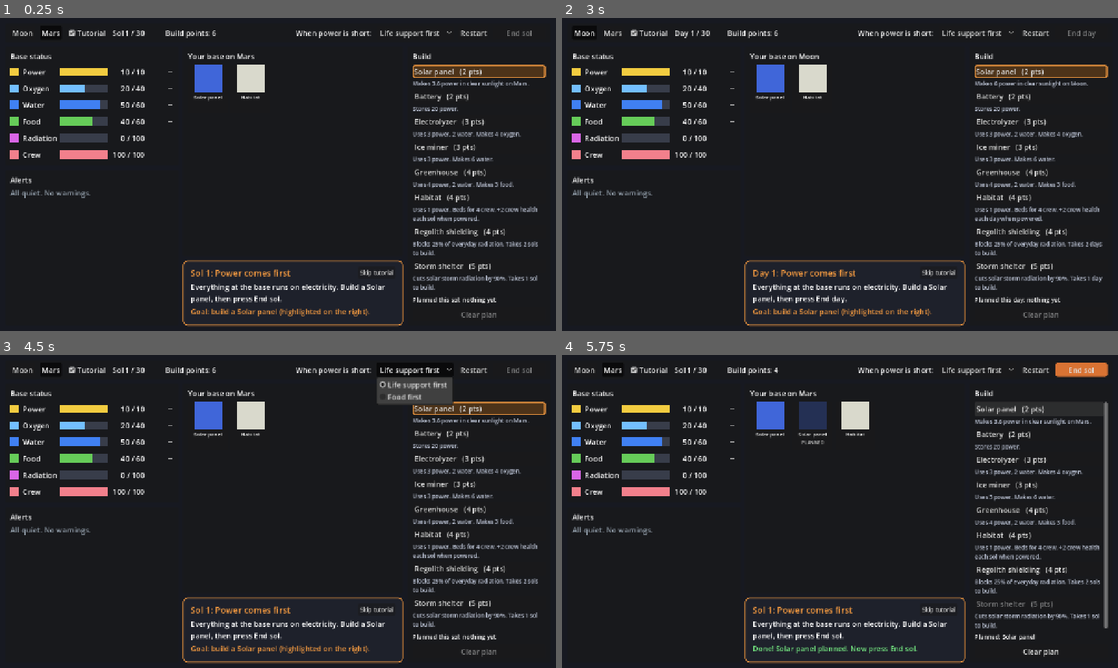
Above: before the commit, frames 1-4 (two rows, left to right).
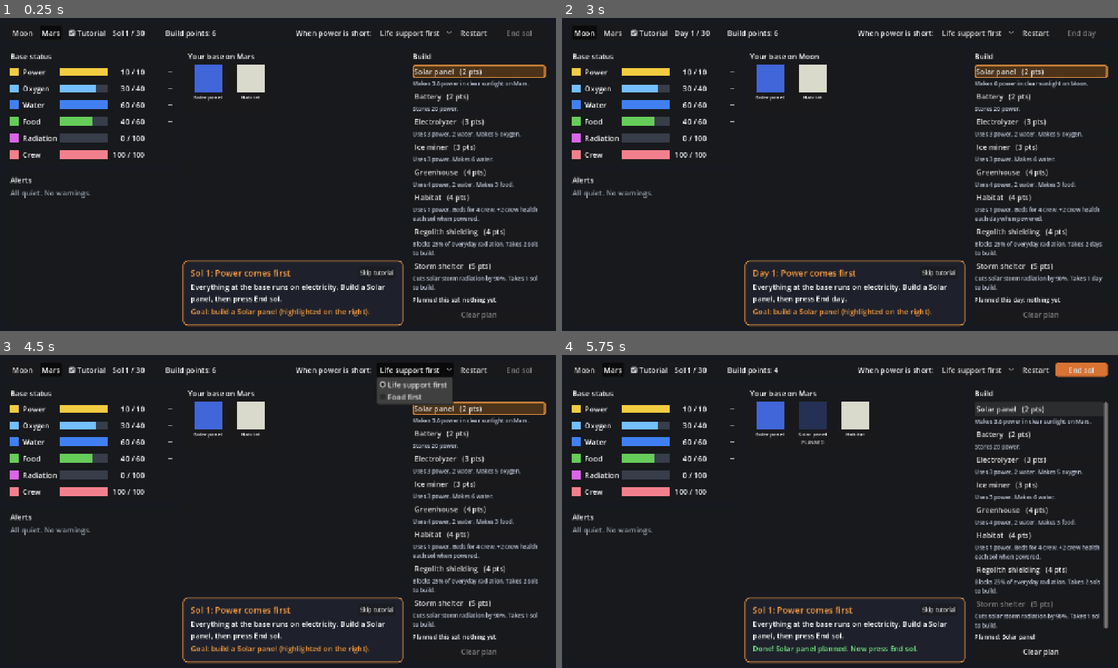
Above: after the commit, the same moments.

Repository: a77chand/apogeic
Game: Godot game, scene res://scenes/main.tscn
Same seed, same stepped clock (60 frames per second), same inputs: the game is played once before the commit and once after it.
Inputs:
- Up to frame 1 (0.25 s): no input
- Up to frame 2 (3 s): click "Restart" at 0.5 s; click "Restart" at 1.25 s; click "Restart" at 2 s; click "Moon" at 2.75 s
- Up to frame 3 (4.5 s): click "Mars" at 3.5 s; click "Life support first" at 4.25 s
- Up to frame 4 (5.75 s): click "Solar panel (2 pts)" at 5 s

The runs differ from the first frame. In frame 1, 0.1% of the frame differs, in the area x 15-90%, y 21-38%; in frame 2, 0.1%; in frame 3, 0.1%; in frame 4, 0.1%, in the area x 15-90%, y 21-39%.

Commit message:
Stage H: balance pass measured with bot players
tests/balance.gd plays hundreds of seeded games with thoughtful, no_shelter,
careless, random and idle bots and prints win rates and failure sols.
Result: thoughtful wins 100% Moon / 97% Mars; careless fails on sol 8-11;
skipping radiation protection loses 79% on the Moon and 32% on Mars.
Data changes (all still placeholders): electrolyzer oxygen 4->5, start
oxygen 20->30, start water 50->60, lunar night 4->3 sols, and 'Life support
first' now powers the electrolyzer before the ice miner. docs/BALANCE.md
records the numbers and reasons.

Diff:
--- a/data/events.json
+++ b/data/events.json
@@ -28,8 +28,8 @@
       "warning_text": "The Sun sets tomorrow. Lunar night means NO solar power. Charge your batteries!",
       "start_text": "Lunar night. Solar panels make no power. The base runs on batteries.",
       "warning_sols": {"value": 1, "source": "placeholder"},
-      "duration_min": {"value": 4, "source": "placeholder", "note": "Shortened for the game. A real lunar night lasts about two Earth weeks."},
-      "duration_max": {"value": 4, "source": "placeholder"},
+      "duration_min": {"value": 3, "source": "placeholder", "note": "Shortened for the game. A real lunar night lasts about two Earth weeks."},
+      "duration_max": {"value": 3, "source": "placeholder"},
       "effects": {
         "solar_multiplier": {"value": 0.0, "source": "placeholder"}
       }
--- a/data/modules.json
+++ b/data/modules.json
@@ -28,7 +28,7 @@
       "build_time": {"value": 0, "source": "placeholder"},
       "max_count": {"value": 4, "source": "placeholder"},
       "inputs": {"power": {"value": 3, "source": "placeholder"}, "water": {"value": 2, "source": "placeholder"}},
-      "outputs": {"oxygen": {"value": 4, "source": "placeholder"}}
+      "outputs": {"oxygen": {"value": 5, "source": "placeholder"}}
     },
     "ice_miner": {
       "name": "Ice miner",
@@ -84,11 +84,11 @@
     "_comment": "Order in which modules get power (and water) when there is not enough for everything. Crew base power always comes first.",
     "life_support": {
       "name": "Life support first",
-      "order": ["habitat", "ice_miner", "electrolyzer", "greenhouse"]
+      "order": ["electrolyzer", "ice_miner", "habitat", "greenhouse"]
     },
     "food": {
       "name": "Food first",
-      "order": ["habitat", "greenhouse", "ice_miner", "electrolyzer"]
+      "order": ["greenhouse", "electrolyzer", "ice_miner", "habitat"]
     }
   }
 }
--- a/data/scenarios.json
+++ b/data/scenarios.json
@@ -18,8 +18,8 @@
       },
       "start_meters": {
         "power": {"value": 10, "source": "placeholder"},
-        "oxygen": {"value": 20, "source": "placeholder"},
-        "water": {"value": 50, "source": "placeholder"},
+        "oxygen": {"value": 30, "source": "placeholder"},
+        "water": {"value": 60, "source": "placeholder"},
         "food": {"value": 40, "source": "placeholder"},
         "radiation": {"value": 0, "source": "placeholder"},
         "health": {"value": 100, "source": "placeholder"}
@@ -55,8 +55,8 @@
       },
       "start_meters": {
         "power": {"value": 10, "source": "placeholder"},
-        "oxygen": {"value": 20, "source": "placeholder"},
-        "water": {"value": 50, "source": "placeholder"},
+        "oxygen": {"value": 30, "source": "placeholder"},
+        "water": {"value": 60, "source": "placeholder"},
         "food": {"value": 40, "source": "placeholder"},
         "radiation": {"value": 0, "source": "placeholder"},
         "health": {"value": 100, "source": "placeholder"}
--- /dev/null
+++ b/tests/balance.gd
@@ -0,0 +1,196 @@
+## Balance check: plays many games with different bot players and prints how
+## often each wins and when the others fail. Use it after changing data/*.json.
+##   godot --headless --path . --script res://tests/balance.gd -- games=200
+## Goal (from the brief): a thoughtful player can win; a careless one fails
+## around sol 8 to 15.
+extends SceneTree
+
+const GameData = preload("res://scripts/sim/game_data.gd")
+const OutpostSim = preload("res://scripts/sim/outpost_sim.gd")
+
+const TUTORIAL_BUILDS := {1: ["solar_panel"], 2: ["electrolyzer"], 3: ["storm_shelter"]}
+const BOTS := ["thoughtful", "no_shelter", "careless", "random", "idle"]
+
+var rng := RandomNumberGenerator.new()
+
+
+func _init() -> void:
+	var games := 200
+	var trace := ""
+	for a in OS.get_cmdline_user_args():
+		if a.begins_with("games="):
+			games = int(a.split("=")[1])
+		if a.begins_with("trace="):
+			trace = a.split("=")[1]  # e.g. trace=moon:thoughtful:1000 prints one game
+	var data := GameData.load_all()
+	if not data.errors.is_empty():
+		printerr(data.errors)
+		quit(1)
+		return
+	if trace != "":
+		var parts := trace.split(":")
+		play(data, parts[0], parts[1], int(parts[2]), true)
+		quit(0)
+		return
+	print("%-6s %-11s %5s  %-26s %s" % ["mode", "bot", "win%", "fail sol (p10/median/p90)", "what ran out"])
+	for scenario_id in ["moon", "mars"]:
+		for bot in BOTS:
+			var wins := 0
+			var fail_sols := []
+			var causes := {}
+			for g in games:
+				var final := play(data, scenario_id, bot, 1000 + g)
+				if final.status == "won":
+					wins += 1
+				else:
+					fail_sols.append(int(final.failure.sol))
+					causes[final.failure.meter] = causes.get(final.failure.meter, 0) + 1
+			fail_sols.sort()
+			var spread := "-"
+			if not fail_sols.is_empty():
+				spread = "%d / %d / %d" % [_pct(fail_sols, 0.1), _pct(fail_sols, 0.5), _pct(fail_sols, 0.9)]
+			print("%-6s %-11s %4d%%  %-26s %s" % [scenario_id, bot, roundi(100.0 * wins / games), spread, str(causes)])
+	quit(0)
+
+
+func _pct(sorted: Array, p: float) -> int:
+	return sorted[clampi(int(p * sorted.size()), 0, sorted.size() - 1)]
+
+
+func play(data: Dictionary, scenario_id: String, bot: String, seed_value: int, show := false) -> Dictionary:
+	var sim = OutpostSim.new(data, scenario_id, true)
+	var state: Dictionary = sim.new_game(seed_value)
+	rng.seed = seed_value
+	while state.status == "playing":
+		var builds: Array = []
+		var priority := "life_support"
+		if bot == "thoughtful" or bot == "no_shelter":
+			priority = choose_priority(sim, state)
+		if TUTORIAL_BUILDS.has(state.sol):
+			builds = TUTORIAL_BUILDS[state.sol].duplicate()
+			if bot == "no_shelter":
+				builds.erase("storm_shelter")
+		elif state.sol > 3:
+			match bot:
+				"thoughtful":
+					builds = plan_thoughtful(sim, state)
+				"no_shelter":
+					# Plays well but ignores radiation: no shelter, no shielding.
+					builds = plan_thoughtful(sim, state, true)
+				"careless":
+					builds = plan_careless(sim, state)
+				"random":
+					builds = plan_random(sim, state)
+		var sol: int = state.sol
+		var result: Dictionary = sim.tick(state, {"build": builds, "power_priority": priority})
+		state = result.state
+		if show:
+			var mm: Dictionary = state.history[-1].meters
+			var ev := []
+			for e in sim.active_events(state, sol):
+				ev.append(e.id)
+			print("%2d pwr %5.1f o2 %5.1f h2o %5.1f food %5.1f rad %5.1f hp %5.1f bp %2d %s %s" % [
+				sol, mm.power, mm.oxygen, mm.water, mm.food, mm.radiation, mm.health, state.build_points, ev, builds])
+			for line in result.report:
+				if line.kind == "bad":
+					print("      ", line.text)
+	if show:
+		print(state.status, " ", state.failure.get("chain", ""))
+		print(state.modules)
+	return state
+
+
+## A careful player puts food first when food will run out before oxygen.
+func choose_priority(sim, state: Dictionary) -> String:
+	var needs: Dictionary = sim.crew.needs_per_person_per_sol
+	var food_days: float = state.meters.food / float(needs.food)
+	var oxygen_days: float = state.meters.oxygen / float(needs.oxygen)
+	return "food" if food_days < oxygen_days else "life_support"
+
+
+## Counts owned + building + planned units of a module.
+func _have(state: Dictionary, planned: Array, id: String) -> int:
+	var n: int = state.modules[id] + planned.count(id)
+	for p in state.pending:
+		if p.module == id:
+			n += 1
+	return n
+
+
+## A careful player: keeps power, water, oxygen and food budgets positive,
+## stores power for nights/storms, then adds comfort and shielding.
+## Saves up for the most urgent need instead of buying cheaper extras.
+func plan_thoughtful(sim, state: Dictionary, ignore_radiation := false) -> Array:
+	var planned: Array = []
+	for i in 12:
+		var want := _thoughtful_next(sim, state, planned, ignore_radiation)
+		if want == "" or sim.can_build(state, want, planned) != "":
+			break  # nothing needed, or save up for it
+		planned.append(want)
+	return planned
+
+
+func _thoughtful_next(sim, state: Dictionary, planned: Array, ignore_radiation := false) -> String:
+	var m: Dictionary = sim.modules
+	var crew_n := int(sim.crew.crew_size)
+	var needs: Dictionary = sim.crew.needs_per_person_per_sol
+	var have := {}
+	for id in m:
+		have[id] = _have(state, planned, id)
+	# Daily budgets with everything running in normal sunlight.
+	var power_in: float = have.solar_panel * float(m.solar_panel.outputs.power) * float(sim.scenario.solar_multiplier)
+	var power_out := float(sim.crew.base_power_per_sol)
+	for id in m:
+		power_out += have[id] * float(m[id].inputs.get("power", 0))
+	var water: float = have.ice_miner * float(m.ice_miner.outputs.water) - crew_n * float(needs.water) \
+		- have.electrolyzer * float(m.electrolyzer.inputs.water) - have.greenhouse * float(m.greenhouse.inputs.water)
+	var oxygen: float = have.electrolyzer * float(m.electrolyzer.outputs.oxygen) - crew_n * float(needs.oxygen)
+	var food: float = have.greenhouse * float(m.greenhouse.outputs.food) - crew_n * float(needs.food)
+	# Power to survive a dark spell on essentials only (no greenhouses).
+	var essentials: float = float(sim.crew.base_power_per_sol) + have.habitat * float(m.habitat.inputs.power) \
+		+ have.electrolyzer * float(m.electrolyzer.inputs.power) + have.ice_miner * float(m.ice_miner.inputs.power)
+	var storage: float = float(sim.scenario.base_power_storage) + have.battery * float(m.battery.power_storage)
+	var dark_sols := 3.0 if sim.scenario_id == "moon" else 2.0
+	var storage_needed: float = essentials * dark_sols
+
+	if have.storm_shelter == 0 and not ignore_radiation:
+		return "storm_shelter"
+	if power_in < power_out + 2.0:
+		return "solar_panel"
+	if oxygen < 0:
+		return "electrolyzer"
+	if water < 0:
+		return "ice_miner"
+	if food < 0 and state.meters.food < 40:
+		return "greenhouse"
+	if storage < storage_needed:
+		# Batteries only help if there is spare power to charge them.
+		if power_in < power_out + 6.0:
+			return "solar_panel"
+		return "battery"
+	if have.habitat < 2:
+		return "habitat"
+	if have.regolith_shielding < int(m.regolith_shielding.max_count) and not ignore_radiation:
+		return "regolith_shielding"
+	if food < 2:
+		return "greenhouse"
+	return ""
+
+
+## A careless player: food and comfort look important, power is boring.
+func plan_careless(sim, state: Dictionary) -> Array:
+	var planned: Array = []
+	for want in ["greenhouse", "habitat", "greenhouse", "solar_panel", "ice_miner"]:
+		if sim.can_build(state, want, planned) == "":
+			planned.append(want)
+	return planned
+
+
+func plan_random(sim, state: Dictionary) -> Array:
+	var planned: Array = []
+	var ids: Array = sim.modules.keys()
+	for i in 3:
+		var want: String = ids[rng.randi_range(0, ids.size() - 1)]
+		if sim.can_build(state, want, planned) == "":
+			planned.append(want)
+	return planned
--- a/tests/test_ui.gd
+++ b/tests/test_ui.gd
@@ -25,7 +25,9 @@
 	check(main.state.sol == 1, "game starts on sol 1")
 	check(main.top_bar.sol_label.text == "Sol 1 / 30", "sol label reads 'Sol 1 / 30' (got '%s')" % main.top_bar.sol_label.text)
 	var water_bar = main.meter_panel.meters.get_node("Water")
-	check(water_bar.value_label.text == "50 / 60", "water bar shows 50 / 60 (got '%s')" % water_bar.value_label.text)
+	# Expected text comes from the data, so balance changes don't break this test.
+	var expected_water := "%d / %d" % [main.sim.scenario.start_meters.water, main.sim.scenario.storage_max.water]
+	check(water_bar.value_label.text == expected_water, "water bar shows %s (got '%s')" % [expected_water, water_bar.value_label.text])
 
 	# Press End sol twice, the same way a mouse click would.
 	main.top_bar.end_sol_button.pressed.emit()
Not shown, added: docs/BALANCE.md
Not shown, changed: docs/PREPARED_IN_ADVANCE.md
